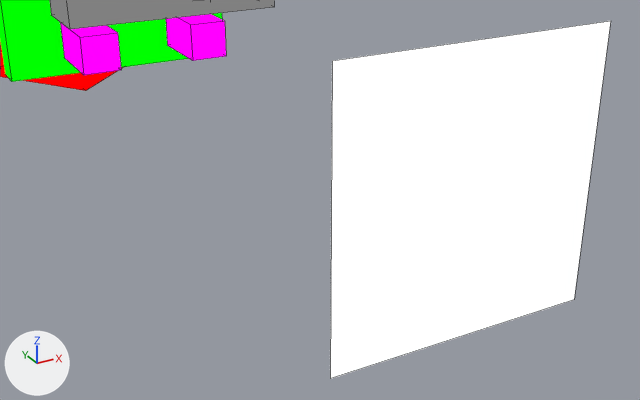
Before and after pictures for a commit that changed the Blender file assets-source/blender/motion/carnotaurus-sneeze.blend.
One viewpoint serves both versions: a 50 mm camera at (70.57, -33.57, 33.48) aimed at (72.84, -29.45, 31.42). Lighting does not change. The marker at lower left points along +X, +Y and +Z. The older version comes first. Mesh edges are drawn as thin lines.

Script lines for the objects in view, before the commit:
```python
me_dinotycoon_motion_carnotaurus_sneeze_sample_eye = bpy.data.meshes.new('DinoTycoon_Motion_carnotaurus_sneeze_sample_eye')
me_dinotycoon_motion_carnotaurus_sneeze_sample_eye.from_pydata(...)  # 8 vertices, 6 faces; spans x 72.6..74.4, y -30.0, z 30.6..32.4
me_dinotycoon_motion_carnotaurus_sneeze_sample_eye.materials.append(mat_dinotycoon_role_e)  # white #ffffff
me_dinotycoon_motion_carnotaurus_sneeze_sample_jaw = bpy.data.meshes.new('DinoTycoon_Motion_carnotaurus_sneeze_sample_jaw')
me_dinotycoon_motion_carnotaurus_sneeze_sample_jaw.from_pydata(...)  # a box spanning x 75.0..82.0, y -6.0..-4.0, z 25.9..28.9
me_dinotycoon_motion_carnotaurus_sneeze_sample_jaw.materials.append(mat_dinotycoon_role_d)  # green #00ff00
me_dinotycoon_motion_carnotaurus_sneeze_sample_tooth0 = bpy.data.meshes.new('DinoTycoon_Motion_carnotaurus_sneeze_sample_tooth0')
me_dinotycoon_motion_carnotaurus_sneeze_sample_tooth0.from_pydata(...)  # a box spanning x 76.0..77.0, y -11.0..-9.0, z 27.2..28.2
me_dinotycoon_motion_carnotaurus_sneeze_sample_tooth0.materials.append(mat_dinotycoon_role_w)  # pink #ff00ff
ob_dinotycoon_motion_carnotaurus_sneeze_eye = bpy.data.objects.new('DinoTycoon_Motion_carnotaurus_sneeze_eye', me_dinotycoon_motion_carnotaurus_sneeze_sample_eye)
ob_dinotycoon_motion_carnotaurus_sneeze_eye.location = (0.0, 0.0, 0.0)
ob_dinotycoon_motion_carnotaurus_sneeze_jaw = bpy.data.objects.new('DinoTycoon_Motion_carnotaurus_sneeze_jaw', me_dinotycoon_motion_carnotaurus_sneeze_sample_jaw)
ob_dinotycoon_motion_carnotaurus_sneeze_jaw.location = (0.0, 0.0, 0.0)
ob_dinotycoon_motion_carnotaurus_sneeze_tooth0 = bpy.data.objects.new('DinoTycoon_Motion_carnotaurus_sneeze_tooth0', me_dinotycoon_motion_carnotaurus_sneeze_sample_tooth0)
ob_dinotycoon_motion_carnotaurus_sneeze_tooth0.location = (0.0, 0.0, 0.0)
# also in view: 'DinoTycoon_Motion_carnotaurus_sneeze_tooth1' at (79.5, -10.0, 27.7); 'DinoTycoon_Motion_carnotaurus_sneeze_mouth' at (79.0, -9.0, 28.7); 'DinoTycoon_Motion_carnotaurus_sneeze_head' at (75.0, -4.0, 31.0)
```
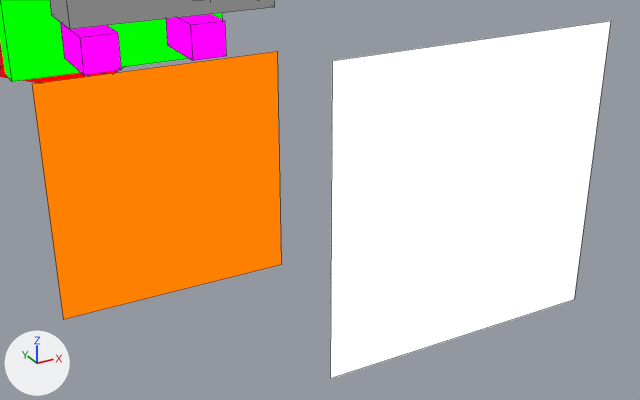
Boxes (x1, y1, x2, y2) around the edits, measured in the pictures (640 x 400 px):
'DinoTycoon_Motion_carnotaurus_sneeze_eye_white', added (orange)
    after: (32, 51, 281, 320)

What changed in the scene script:
```text
Add mat_dinotycoon_role_y:
    mat_dinotycoon_role_y = emission_material('DinoTycoon_Role_Y')
    mat_dinotycoon_role_y.base_color = (1.0, 0.216, 0.0)  # orange #ff8000
Add me_dinotycoon_motion_carnotaurus_sneeze_sample_eye_white:
    me_dinotycoon_motion_carnotaurus_sneeze_sample_eye_white.from_pydata([(71.4, -29.0, 32.2), (72.8, -29.0, 32.2), (72.8, -29.0, 30.8), (71.4, -29.0, 30.8), (71.4, -29.0, 32.2), (72.8, -29.0, 32.2), (72.8, -29.0, 30.8), (71.4, -29.0, 30.8)], [], [(3, 2, 1, 0), (4, 5, 6, 7), (0, 1, 5, 4), (1, 2, 6, 5), (2, 3, 7, 6), (3, 0, 4, 7)])
    me_dinotycoon_motion_carnotaurus_sneeze_sample_eye_white.materials.append(mat_dinotycoon_role_y)  # orange #ff8000
Add ob_dinotycoon_motion_carnotaurus_sneeze_eye_white:
    ob_dinotycoon_motion_carnotaurus_sneeze_eye_white = bpy.data.objects.new('DinoTycoon_Motion_carnotaurus_sneeze_eye_white', me_dinotycoon_motion_carnotaurus_sneeze_sample_eye_white)
    ob_dinotycoon_motion_carnotaurus_sneeze_eye_white.location = (0.0, 0.0, 0.0)
```
